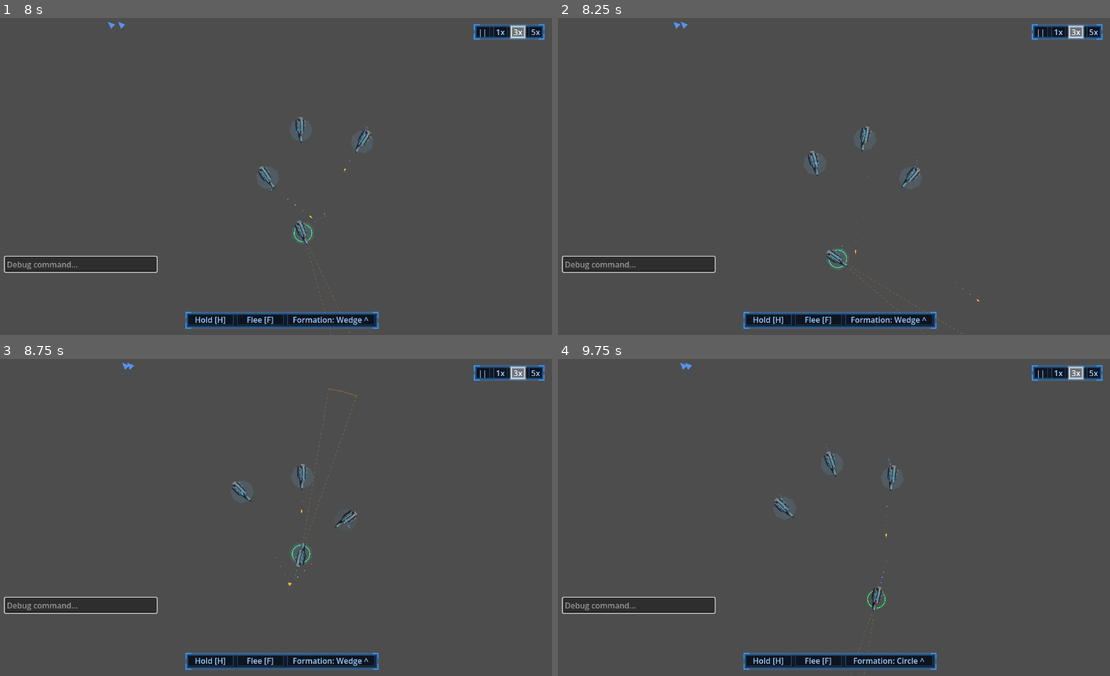
Above: before the commit, frames 1-4 (two rows, left to right).
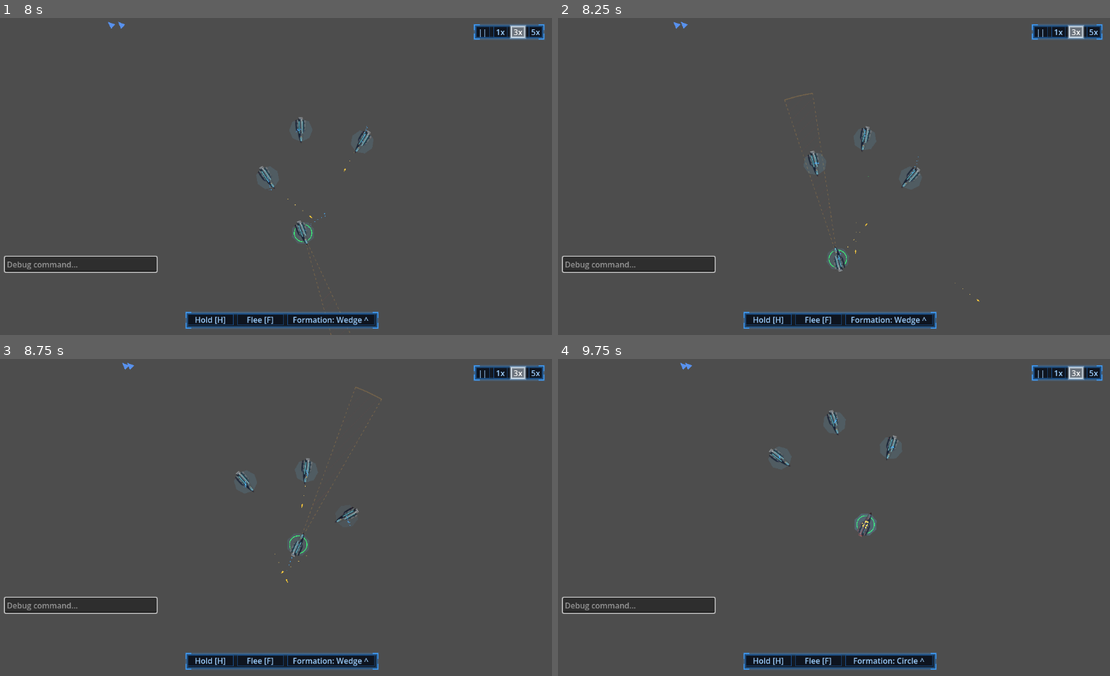
Above: after the commit, the same moments.

Repository: darthlemi/SpaceGame
Game: Godot game, scene res://scenes/combat/combat_scene.tscn
Same seed, same stepped clock (60 frames per second), same inputs: the game is played once before the commit and once after it. This scene is started directly instead of the project's main scene.
Inputs (mouse positions are in pixels of both pictures, inside the frame that each line leads up to):
- Up to frame 1 (8 s): click (82, 265) at 0.52 s; type "12" at 0.6 s; tap Enter at 1.25 s; move the mouse to (408, 160) at 1.27 s; hold D 1.28-2 s; hold 4 (formation_box) 1.28-2 s; click (408, 160) at 1.42 s; tap Space at 1.52, 6.02 s; click "||" at 2 s; drag from (171, 192) to (253, 239) at 2.77 s; click "1x" at 3.5 s; move the mouse to (336, 106) at 4.27 s; hold D 4.28-5 s; hold 2 (formation_line) 4.28-5 s; drag from (253, 239) to (71, 21) at 5.02 s; move the mouse to (452, 224) at 5.77 s; hold A 5.78-6.5 s; hold 3 (formation_wedge) 5.78-6.5 s; click "3x" at 6.5 s; drag from (110, 128) to (287, 192) at 7.27 s
- Up to frame 2 (8.25 s): move the mouse to (867, 176) at 8.02 s; hold S from 8.03 s (still down); hold H (order_hold) from 8.03 s (still down); click (867, 176) at 8.17 s
- Up to frame 3 (8.75 s): keep holding S; keep holding H (order_hold)
- Up to frame 4 (9.75 s): release S at 8.75 s; release H (order_hold) at 8.75 s; drag from (756, 438) to (729, 533) at 8.77 s; move the mouse to (966, 501) at 9.52 s; hold W from 9.53 s (still down); hold 5 (formation_circle) from 9.53 s (still down)

Frame 1 is identical in both runs. In frame 2, 0.2% of the frame differs, in the area x 41-74%, y 23-100%; in frame 3, 0.7%; in frame 4, 0.8%, in the area x 38-62%, y 16-100%.

Commit message:
Fix test-suite hang and a HOLD_POSITION retarget bug
The global SCRIPT ERROR hang was a stale script class cache; one
--headless --editor --quit warm pass cleared it (no code change).

test_combat_scene.gd had two real parse errors: := can't infer a type
from a Variant-typed call (array element method chain, and a method
called through a load()-returned GDScript), so give both vars explicit
types.

_process_hold_position's retarget condition only forced a retry when
_idle_target was non-null-but-dead, unlike _process_hold's equivalent
check, which also retries when the target is null. A Hold Position ship
that finds zero candidates on the tick its timer last reset (e.g. before
enemy_group is set) got stuck target-less for a full RETARGET_INTERVAL
instead of retrying next tick. Match _process_hold's condition.

Co-Authored-By: Claude Sonnet 5 <noreply@anthropic.com>

Diff:
--- a/scripts/ship/ship.gd
+++ b/scripts/ship/ship.gd
@@ -384,7 +384,7 @@
 # Stays on the anchor and turns to the best enemy in reach; never moves toward one.
 func _process_hold_position(delta: float, candidates: Array) -> void:
 	_retarget_timer -= delta
-	if _retarget_timer <= 0.0 or (_idle_target != null and not _is_live_target(_idle_target)):
+	if _retarget_timer <= 0.0 or not _is_live_target(_idle_target):
 		var reach := attack_range()
 		var in_reach: Array = []
 		for candidate in candidates:
--- a/tests/test_combat_scene.gd
+++ b/tests/test_combat_scene.gd
@@ -46,7 +46,7 @@
 	await tree.physics_frame
 	await tree.physics_frame
 	for k in scene.player_ships.size():
-		var drift := scene.player_ships[k].global_position.distance_to(spawn_positions[k])
+		var drift: float = scene.player_ships[k].global_position.distance_to(spawn_positions[k])
 		if drift >= 10.0:
 			failures.append("run_async: expected idle player ship %d to stay near its spawn point, drifted %s px" % [k, drift])
 
@@ -933,7 +933,7 @@
 		failures.append("strength_of: expected an unarmed hull to score exactly its max_hp, got %s" % scene_script.strength_of(bare_corvette))
 
 	var line: Array[Vector2] = [Vector2(1000, 1400), Vector2(1000, 1600), Vector2(1000, 1800)]
-	var ordered := scene_script.center_out_anchors(line)
+	var ordered: Array[Vector2] = scene_script.center_out_anchors(line)
 	if ordered[0] != Vector2(1000, 1600):
 		failures.append("center_out_anchors: expected the middle point first, got %s" % [ordered])
 	var single: Array[Vector2] = [Vector2(5, 5)]
